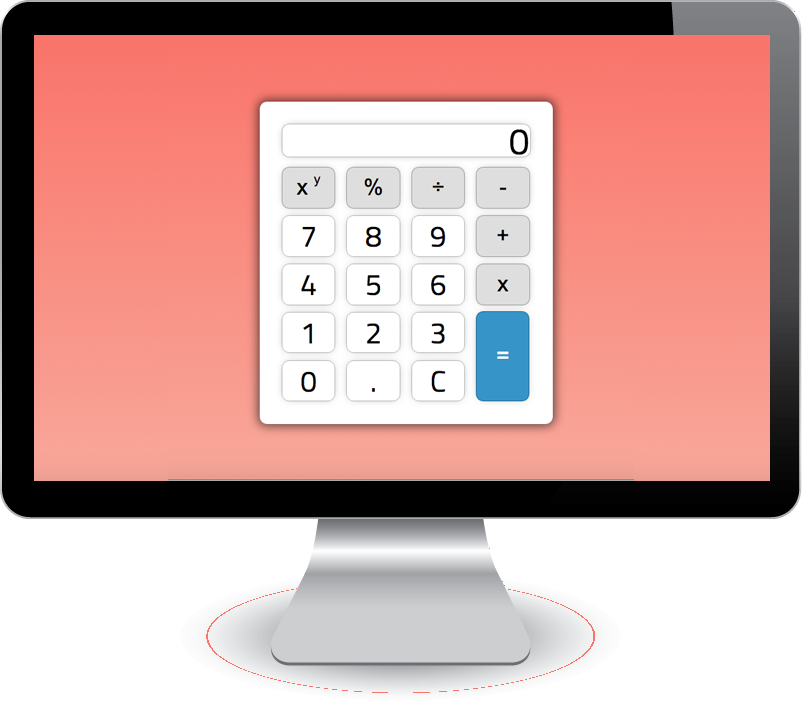
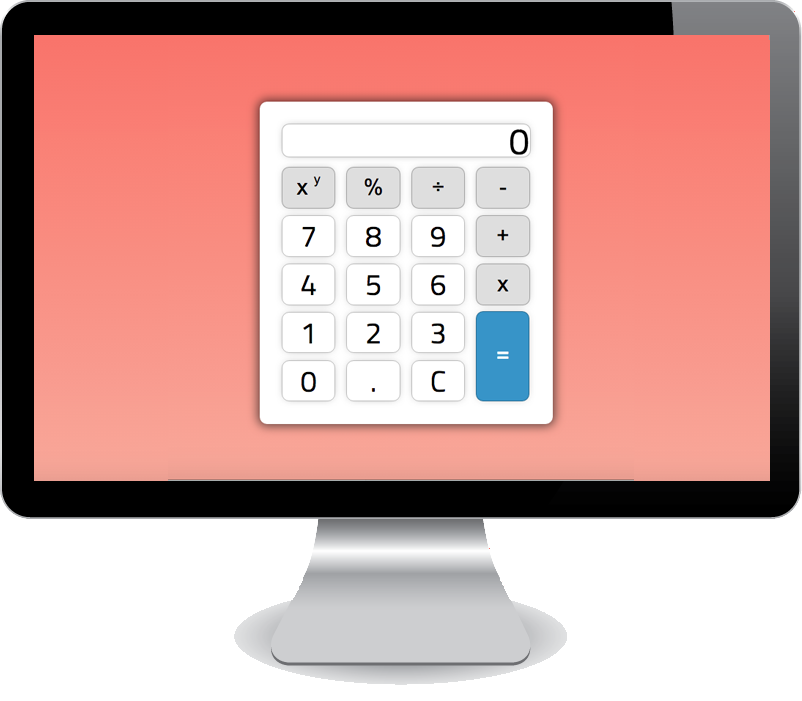
Before/after of a (802, 701) layered artwork. What changed in the layer stack:
painted on "Camada 0" over [0, 491, 802, 700]
